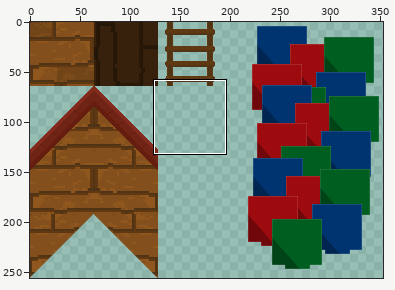
Sprite sheet: _games/the-flying-house/Flying-House.png. Above, an overview of the earlier version with the close-up marked.
Close-up. Before:
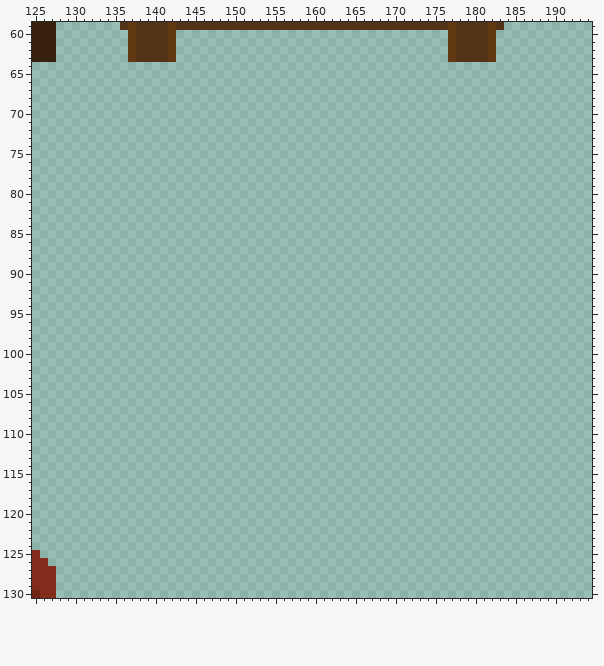
The file is 384x256 pixels. Colours within 5 levels of each other are drawn and written as one. Shown: x 125..194, y 59..130. The wide view leaves out empty margins.
The same view after the edit:
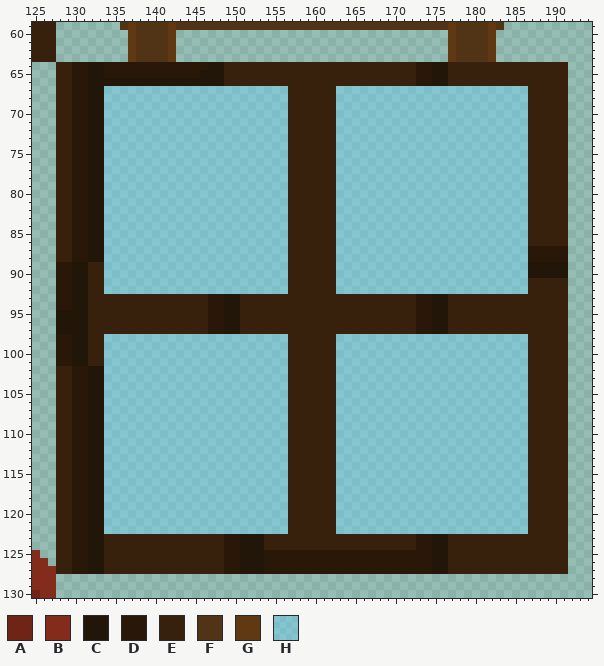
Palette (. is transparent): A #702415  B #832c1b  C #221609  D #291808  E #38210c  F #513316  G #603913  H #6dd0f769
The exact change:
The author put colour C in row 64 at x 132 to 133, 147 to 148 and 175 to 176; in row 65 at x 132 to 133, 146 to 148 and 175 to 176; in row 66 at x 132 to 148 and 175 to 176; in rows 67 to 88 at x 132 to 133; in rows 89 to 90 at x 130 to 131 and 187 to 191; in rows 91 to 92 at x 130 to 131.
The author put colour C in rows 93 to 94 at x 130 to 131, 149 to 150 and 175 to 176; in rows 95 to 97 at x 128 to 131, 149 to 150 and 175 to 176; in rows 98 to 101 at x 130 to 131; in rows 102 to 122 at x 132 to 133; in rows 123 to 127 at x 132 to 133, 151 to 153 and 175 to 176.
The author put colour D in row 64 at x 130 to 131, 134 to 146 and 173 to 174; in row 65 at x 130 to 131, 134 to 145 and 173 to 174; in row 66 at x 130 to 131 and 173 to 174; in rows 67 to 86 at x 130 to 131; in rows 87 to 88 at x 130 to 131 and 187 to 191; in rows 89 to 92 at x 128 to 129.
The author put colour D in rows 93 to 94 at x 128 to 129, 147 to 148 and 173 to 174; in rows 95 to 97 at x 147 to 148 and 173 to 174; in rows 98 to 101 at x 128 to 129; in rows 102 to 122 at x 130 to 131; in rows 123 to 124 at x 130 to 131, 149 to 150 and 173 to 174; in rows 125 to 127 at x 130 to 131, 149 to 150 and 154 to 174.
The author put colour E in rows 64 to 66 at x 128 to 129, 149 to 172 and 177 to 191; in rows 67 to 86 at x 128 to 129, 157 to 162 and 187 to 191; in rows 87 to 88 at x 128 to 129 and 157 to 162; in rows 89 to 90 at x 132 to 133 and 157 to 162; in rows 91 to 92 at x 132 to 133, 157 to 162 and 187 to 191; in rows 93 to 97 at x 132 to 146, 151 to 172 and 177 to 191.
The author put colour E in rows 98 to 101 at x 132 to 133, 157 to 162 and 187 to 191; in rows 102 to 122 at x 128 to 129, 157 to 162 and 187 to 191; in rows 123 to 124 at x 128 to 129, 134 to 148, 154 to 172 and 177 to 191; in rows 125 to 127 at x 128 to 129, 134 to 148 and 177 to 191.
The author put colour H in rows 67 to 92 at x 134 to 156 and 163 to 186; in rows 98 to 122 at x 134 to 156 and 163 to 186.
Boxes around the changes in both close-ups, in picture pixels (x1, y1, x2, y2):
added: (56, 62, 568, 574)
